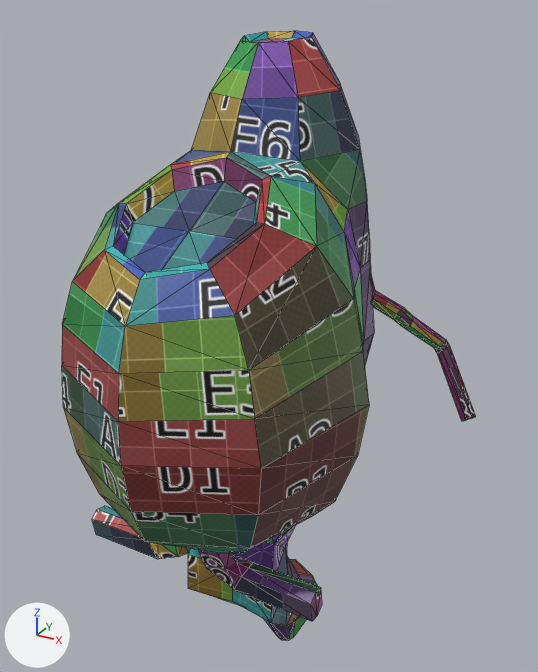
Renders of the COLLADA model collada/bike_01.dae from each side of a commit.
Camera for both pictures: a 50 mm lens placed at (0.869, -0.961, 0.712), pointed at (-0.022, 0.658, -0.098). Lighting does not change. The marker at lower left points along +X, +Y and +Z. Mesh edges are drawn as thin lines.

In view in the first picture: 'bike_01'.
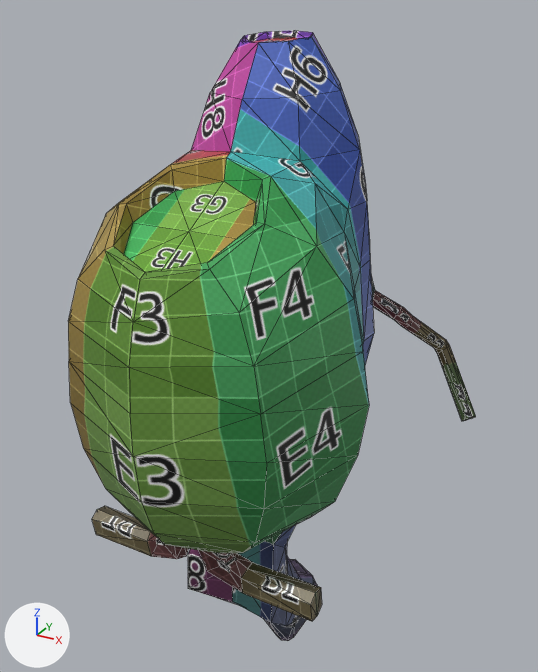
Changed parts and their boxes (x1, y1, x2, y2) in the pictures (538 x 672 px; the box of a moved part takes in the faces that stretch with it):
'bike_01', reshaped
    before: (62, 30, 476, 641)
    after: (68, 30, 476, 641)
part 1 of me_bike_01, moved or reshaped
    before: (62, 203, 369, 621)
    after: (68, 203, 369, 621)
part 2 of me_bike_01, surface changed
    both: (92, 30, 476, 641)

The change, as a list of edits to the scene's bpy script:
```text
Change me_bike_01:
    used by ob_bike_01; location = (0.0, 0.0, 0.0)
    remove me_bike_01.from_pydata(...)  # 412 vertices, 820 faces; spans x -0.47..0.47, y 0.0..1.16, z -1.22..0.66
    add me_bike_01.from_pydata(...)  # 412 vertices, 820 faces; spans x -0.47..0.47, y 0.04..1.16, z -1.22..0.66
    me_bike_01 part 1: 36 of 412 vertices moved; they spanned x -0.26..0.26, y 0.0..0.29, z -0.59..0.19 and now span x -0.26..0.26, y 0.04..0.29, z -0.59..0.19; mean shift (0.0, 0.01, 0.0); largest move (0.0, 0.0, -0.13) -> (0.0, 0.04, -0.13)
    me_bike_01 part 2: 798 kept faces spanning x -0.47..0.47, y 0.04..1.16, z -1.22..0.66 get new texture (UV) coordinates
```
